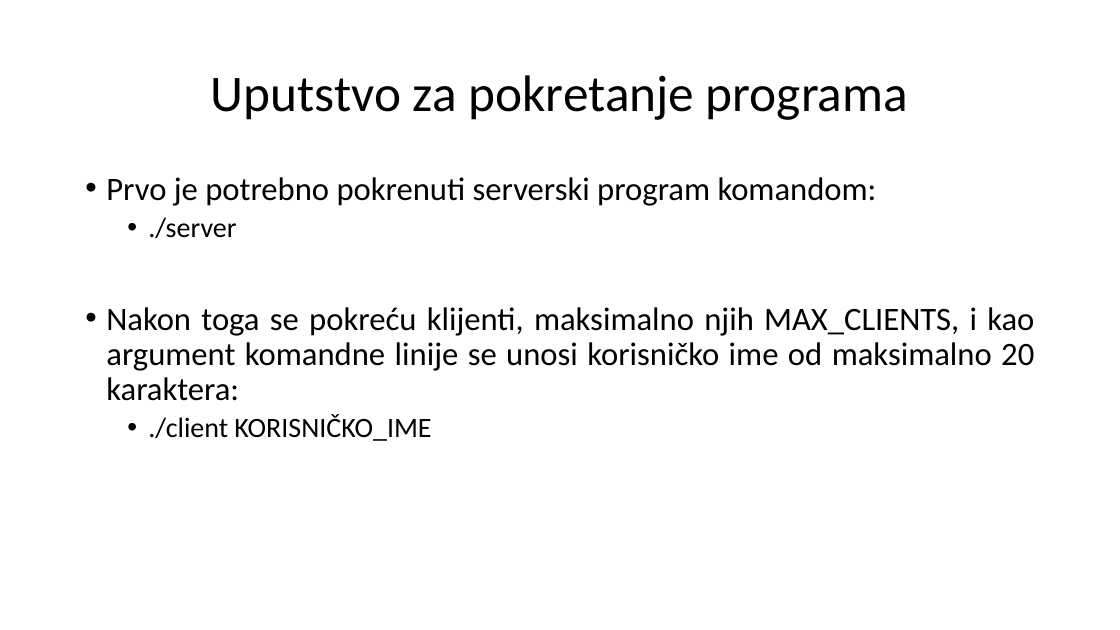
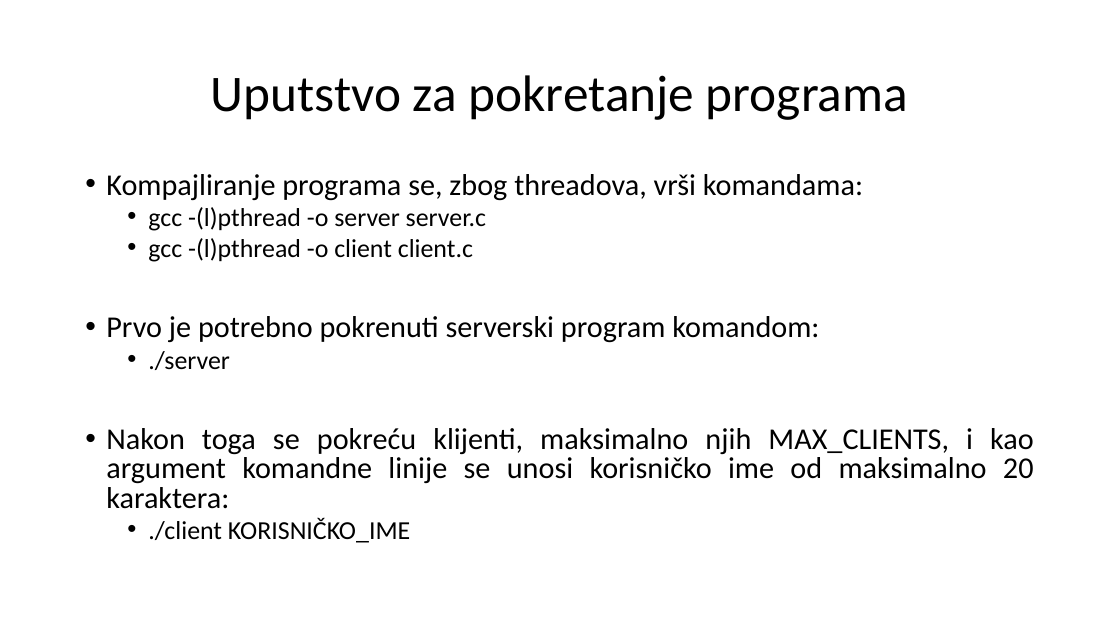
Before and after one commit to jovan-crncevic/orm_tcp_chat, a slide deck: slide 10 of TCP CHAT dokumentacija.pptx. Drawn at 1120x630 pixels with LibreOffice and Linux fonts; fonts in the diff are those of the drawing. Boxes give left, top, right and bottom in pixels: in the first picture for what was removed or moved away, otherwise in the second. Text is boxed around its words. In the diff, an @@ line names an element or a change of style, - is before the commit and + after.

```diff
--- a/TCP CHAT dokumentacija.pptx
+++ b/TCP CHAT dokumentacija.pptx
@@ text at (106, 174, 863, 262): paragraphs added @@
+• Kompajliranje programa se, zbog threadova, vrši komandama:
+  • gcc -(l)pthread -o server server.c
+  • gcc -(l)pthread -o client client.c
@@ text at (106, 316, 1034, 543): size 28 to 25.9 pt in "Prvo je potrebno pokrenuti serverski program komandom:", "Nakon toga se pokreću klijenti, maksimalno njih ..."; size 24 to 22.2 pt in "./server", "./client KORISNIČKO_IME"; line spacing 0.9 to 0.8 @@
```
